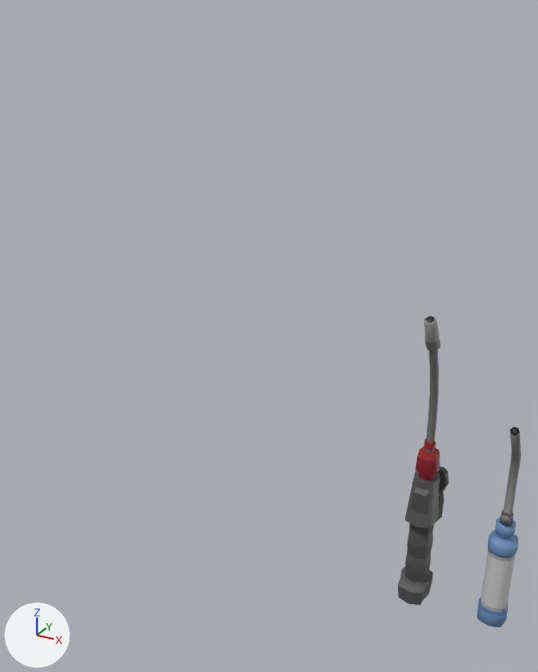
Renders of the FBX model Assets/Art/Models/Items/Functional/Tools/Generic/welders.fbx from each side of a commit.
Camera for both pictures: a 50 mm lens placed at (0.26, -1.52, 1.24), pointed at (-1.08, 0.91, 0.02). The lights are fixed; the arrows at lower left show +X, +Y and +Z. Where no turn or scale is listed for an object, it has been applied to the vertices.

Objects in the first picture: 'Welder', 'Welder Pocket'.
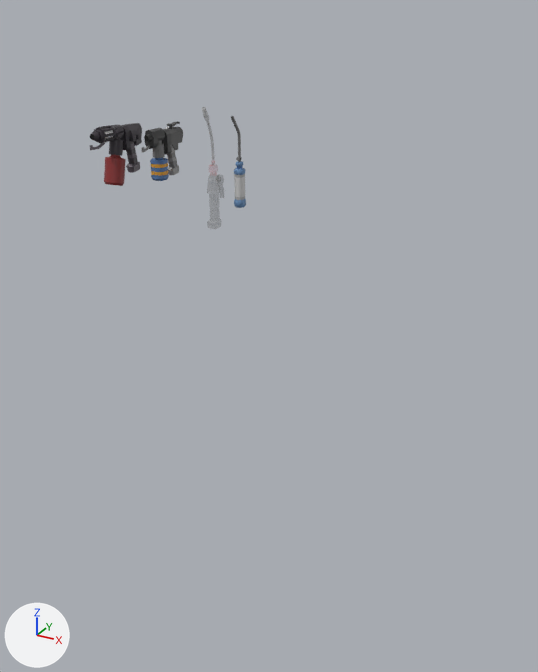
The edits, one by one:
Picture 'Palette05.png.001' (img_palette05_png_001) is new.
Material 'Palette05.002' (mat_palette05_002) is new.
Uses the picture img_palette05_png_001.
Material 'Palette05 Emission' (mat_palette05_emission) is new.
Its base color is (0.8, 0.8, 0.8) (white #e7e7e7).
Its roughness is 0.4.
me_weldingtool_000 is used by ob_welder; location (-0.085, -0.216, 0.151).
me_weldingtool_000 had 245 vertices, 230 faces and spanned x -0.036..0.036, y -0.086..0.077, z -0.117..0.578.
me_weldingtool_000 now has 261 vertices, 244 faces and spans x -0.036..0.036, y -0.086..0.077, z -0.117..0.578.
Part 1, on me_weldingtool_000:
18 faces are deleted.
16 vertices are added at x -0.032..0.032, y -0.026..0.037, z 0.122..0.191.
32 new faces join them.
me_weldingtool_000 part 2: 212 faces spanning x -0.036..0.036, y -0.086..0.077, z -0.117..0.578 switch from mat_palette05 (picture img_palette05_png) to mat_palette05_002.
Mesh me_experimental_welder_fuel_tank is new.
It has 48 vertices, 42 faces and spans x -0.06..0.06, y -0.057..0.087, z -0.138..0.057.
It uses material mat_palette05 (picture img_palette05_png).
Mesh me_experimental_welder is new.
It has 410 vertices, 386 faces and spans x -0.074..0.055, y -0.353..0.088, z -0.145..0.156.
Faces by material slot: [370, 16].
It uses material mat_palette05 (picture img_palette05_png).
It uses material mat_palette05_emission (white #e7e7e7).
Mesh me_industrial_welder is new.
It has 296 vertices, 258 faces and spans x -0.04..0.035, y -0.268..0.093, z -0.135..0.164.
Faces by material slot: [253, 5].
It uses material mat_palette05 (picture img_palette05_png).
It uses material mat_palette05_emission (white #e7e7e7).
Mesh me_industrial_welder_fuel_tank is new.
It has 72 vertices, 66 faces and spans x -0.0505..0.0505, y -0.0293..0.0696, z -0.0879..0.0481.
It uses material mat_palette05 (picture img_palette05_png).
Object 'Welder Pocket' (ob_welder_pocket) moves from (0.085, -0.216, 0.151) to (-1.915, 2.084, 0.319).
Object 'Welder' (ob_welder) moves from (-0.085, -0.216, 0.151) to (-2.1, 2.1, 0.168).
Object 'Experimental Welder.Fuel Tank' (ob_experimental_welder_fuel_tank) is new; it shows me_experimental_welder_fuel_tank.
Its location is (-2.7, 1.938, 0.4).
Object 'Experimental Welder' (ob_experimental_welder) is new; it shows me_experimental_welder.
Its location is (-2.7, 2.113, 0.462).
Object 'Industrial Welder' (ob_industrial_welder) is new; it shows me_industrial_welder.
Its location is (-2.4, 2.113, 0.464).
Object 'Industrial Welder.Fuel Tank' (ob_industrial_welder_fuel_tank) is new; it shows me_industrial_welder_fuel_tank.
Its location is (-2.4, 1.974, 0.412).

Boxes [x1, y1, x2, y2] around the edits, measured in the pictures (538 x 672 px):
'Welder', reshaped, moved
    before: [398, 316, 449, 605]
    after: [202, 107, 208, 117]
'Welder Pocket', moved
    before: [477, 427, 521, 627]
    after: [231, 116, 246, 208]
'Experimental Welder', added (black)
    after: [90, 123, 142, 173]
    faces in mat_palette05 (picture img_palette05_png): [90, 123, 142, 173]
'Industrial Welder', added
    after: [141, 122, 183, 175]
    faces in mat_palette05 (picture img_palette05_png): [141, 122, 183, 175]
'Experimental Welder.Fuel Tank', added (brown)
    after: [104, 155, 126, 186]
'Industrial Welder.Fuel Tank', added
    after: [150, 158, 169, 181]
part 1 of me_weldingtool_000, built on
    before: [405, 477, 439, 528]
part 2 of me_weldingtool_000, recoloured
    before: [398, 316, 449, 605]
    after: [202, 107, 208, 117]
